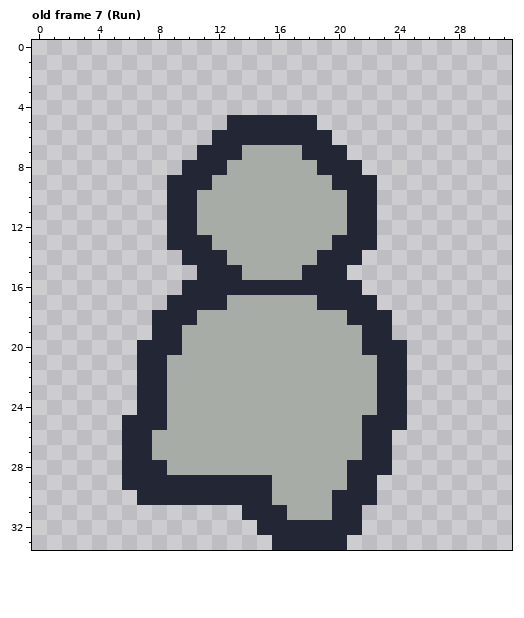
File history of a pixel-art file, assets/player.aseprite. The picture above is the old version.
32x34 pixels, 8 frames. Shown: old frame 7 (Run). The commit also changed other frames, which this record leaves out.
And afterwards:
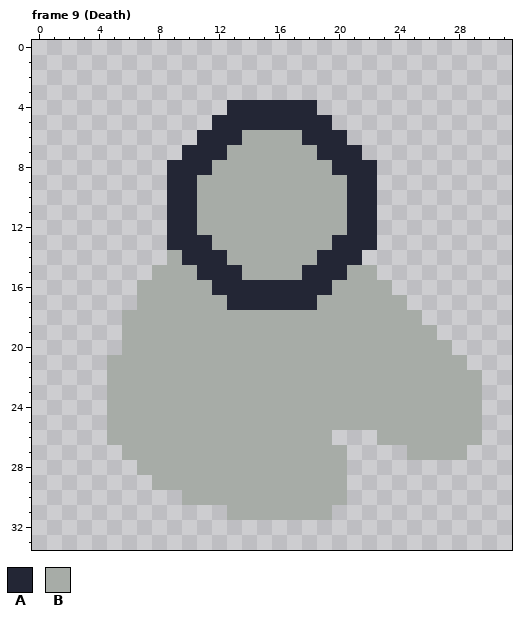
Palette (. is transparent): A #232635  B #a7aca7
A new or re-ordered frame is compared with the old frame closest to it.
Edits made:
{"change": "frames 8 -> 15"}
{"where": "frame 9 (Death) is new; against old frame 7 (Run)"}
{"frame":9,"y":4,"x":13,"old":"......","new":"AAAAAA"}
{"frame":9,"y":5,"x":12,"old":".","new":"A"}
{"frame":9,"y":5,"x":19,"old":".","new":"A"}
{"frame":9,"y":6,"x":11,"old":".","new":"A"}
{"frame":9,"y":6,"x":14,"old":"AAAA","new":"BBBB"}
{"frame":9,"y":6,"x":20,"old":".","new":"A"}
{"frame":9,"y":7,"x":10,"old":".","new":"A"}
{"frame":9,"y":7,"x":13,"old":"A","new":"B"}
{"frame":9,"y":7,"x":18,"old":"A","new":"B"}
{"frame":9,"y":7,"x":21,"old":".","new":"A"}
{"frame":9,"y":8,"x":9,"old":".","new":"A"}
{"frame":9,"y":8,"x":12,"old":"A","new":"B"}
{"frame":9,"y":8,"x":19,"old":"A","new":"B"}
{"frame":9,"y":8,"x":22,"old":".","new":"A"}
{"frame":9,"y":9,"x":11,"old":"A","new":"B"}
{"frame":9,"y":9,"x":20,"old":"A","new":"B"}
{"frame":9,"y":14,"x":9,"old":".","new":"B"}
{"frame":9,"y":15,"x":8,"old":"...","new":"BBB"}
{"frame":9,"y":15,"x":21,"old":"..","new":"BB"}
{"frame":9,"y":16,"x":7,"old":"...AA","new":"BBBBB"}
{"frame":9,"y":16,"x":20,"old":"AA..","new":"BBBB"}
{"frame":9,"y":17,"x":7,"old":"..AAAABBBBBBAAAA..","new":"BBBBBBAAAAAABBBBBB"}
{"frame":9,"y":18,"x":6,"old":"..AAA","new":"BBBBB"}
{"frame":9,"y":18,"x":21,"old":"AAA..","new":"BBBBB"}
{"frame":9,"y":19,"x":6,"old":"..AA","new":"BBBB"}
{"frame":9,"y":19,"x":22,"old":"AA...","new":"BBBBB"}
{"frame":9,"y":20,"x":6,"old":".AAA","new":"BBBB"}
{"frame":9,"y":20,"x":22,"old":"AAA...","new":"BBBBBB"}
{"frame":9,"y":21,"x":5,"old":"..AA","new":"BBBB"}
{"frame":9,"y":21,"x":23,"old":"AA....","new":"BBBBBB"}
{"frame":9,"y":22,"x":5,"old":"..AA","new":"BBBB"}
{"frame":9,"y":22,"x":23,"old":"AA.....","new":"BBBBBBB"}
{"frame":9,"y":23,"x":5,"old":"..AA","new":"BBBB"}
{"frame":9,"y":23,"x":23,"old":"AA.....","new":"BBBBBBB"}
{"frame":9,"y":24,"x":5,"old":"..AA","new":"BBBB"}
{"frame":9,"y":24,"x":23,"old":"AA.....","new":"BBBBBBB"}
{"frame":9,"y":25,"x":5,"old":".AAA","new":"BBBB"}
{"frame":9,"y":25,"x":22,"old":"AAA.....","new":"BBBBBBBB"}
{"frame":9,"y":26,"x":5,"old":".AA","new":"BBB"}
{"frame":9,"y":26,"x":20,"old":"BBAA......","new":"...BBBBBBB"}
{"frame":9,"y":27,"x":6,"old":"AA","new":"BB"}
{"frame":9,"y":27,"x":21,"old":"BAA","new":"..."}
{"frame":9,"y":27,"x":25,"old":"....","new":"BBBB"}
{"frame":9,"y":28,"x":6,"old":"AAA","new":".BB"}
{"frame":9,"y":28,"x":21,"old":"AAA","new":"..."}
{"frame":9,"y":29,"x":6,"old":"AAAAAAAAAA","new":"..BBBBBBBB"}
{"frame":9,"y":29,"x":21,"old":"AA","new":".."}
{"frame":9,"y":30,"x":7,"old":"AAAAAAAAA","new":"...BBBBBB"}
{"frame":9,"y":30,"x":20,"old":"AAA","new":"B.."}
{"frame":9,"y":31,"x":13,"old":".AAA","new":"BBBB"}
{"frame":9,"y":31,"x":20,"old":"AA","new":".."}
{"frame":9,"y":32,"x":15,"old":"AAAAAAA","new":"......."}
{"frame":9,"y":33,"x":16,"old":"AAAAA","new":"....."}
